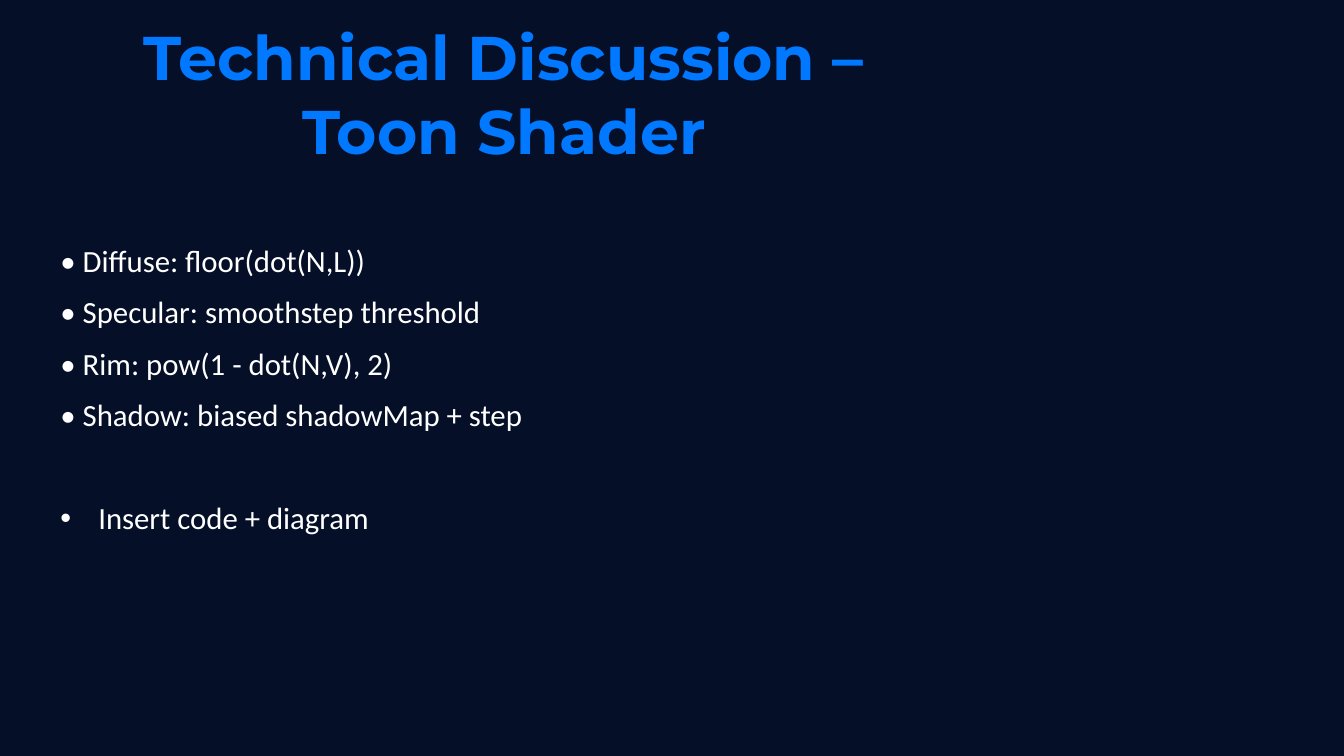
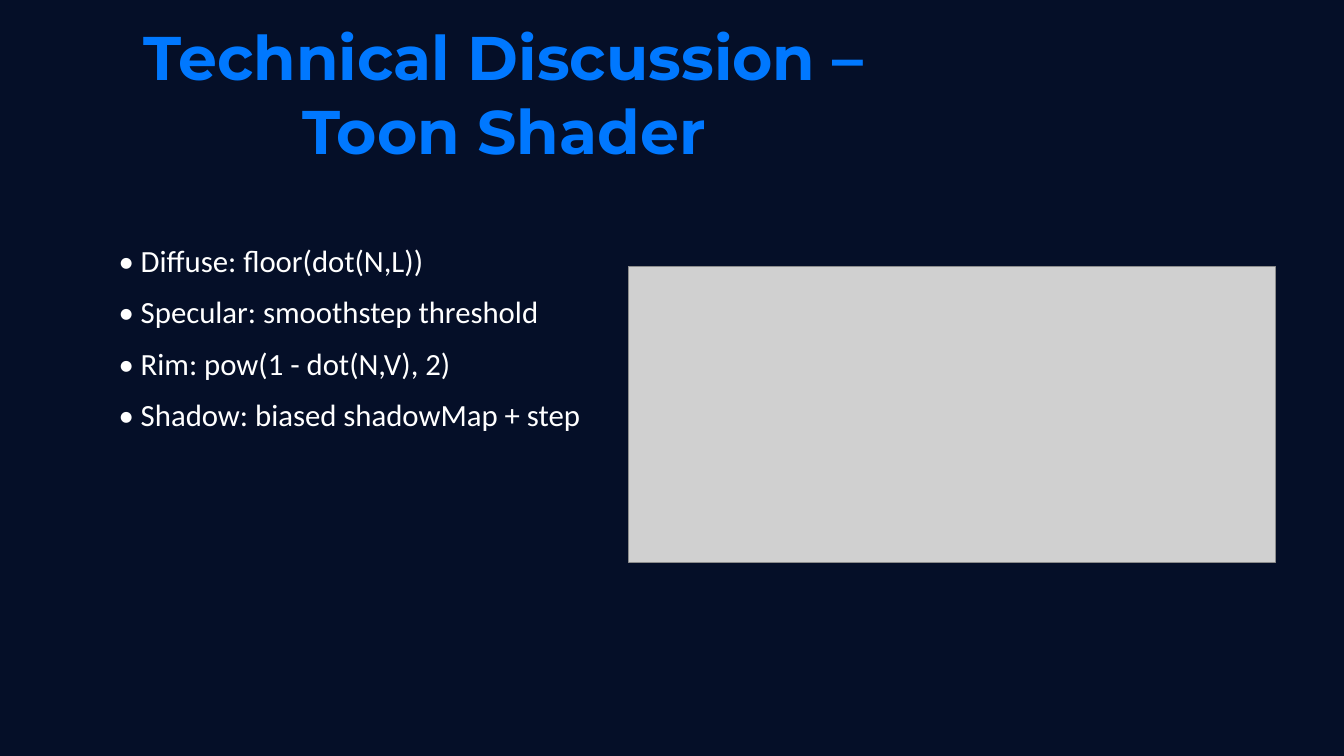
Before and after one commit to Morphex-Mo/COMP4422-Computer-Graphics-Proj, a slide deck: slide 12 of Star_Collector_Presentation_Perfect_16pages.pptx. Drawn at 1344x756 pixels with LibreOffice and Linux fonts; fonts in the diff are those of the drawing; grey boxes stand for pictures. Boxes give left, top, right and bottom in pixels: in the first picture for what was removed or moved away, otherwise in the second. Text is boxed around its words. In the diff, an @@ line names an element or a change of style, - is before the commit and + after.

```diff
--- a/Star_Collector_Presentation_Perfect_16pages.pptx
+++ b/Star_Collector_Presentation_Perfect_16pages.pptx
@@ text "• Diffuse: floor(dot(N,L))": place and size @@
-text "• Diffuse: floor(dot(N,L))" at [83,249,522,535]
+text "• Diffuse: floor(dot(N,L))" at [141,249,580,431]
@@ picture added at [629,266,1275,563] @@
@@ text at [98,507,369,535]: paragraph removed @@
-• Insert code + diagram
```
Also in this commit, not shown: 13 other slides changed, 1 other file.
